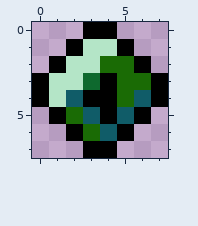
Pixel-art sprite -- project/assets/sprites/item/scrap/healing_scrap.png. Above, as it was before the edit.
The file is 8x8 pixels.
The result:
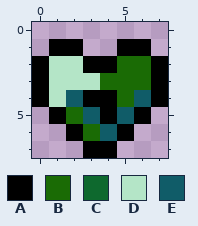
Palette (. is transparent): A #000000  B #1a6b05  C #0e692e  D #b4e5c7  E #105c68
Difference:
Colour A now appears in row 1 at x 1 and 6; in row 2 at x 0 and 7.
The author changed colour B to colour A in row 2 at x 4.
The author changed colour D to colour A in row 2 at x 3.
The author changed colour A to colour B in row 2 at x 6; in row 3 at x 4.
The author changed colour A to colour D in row 2 at x 1.
The author changed colour C to colour D in row 3 at x 3.
The author cleared colour A in row 0 at x 3 to 4.
The author cleared colour D in row 1 at x 3 to 4.
